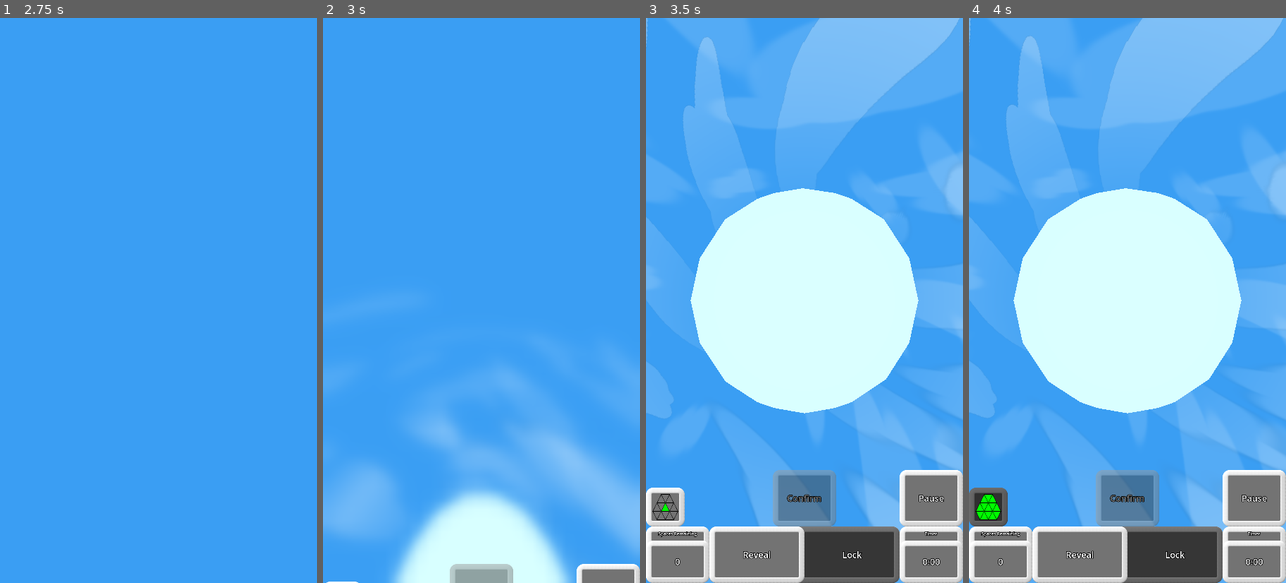
Above: before the commit, frames 1-4 (left to right).
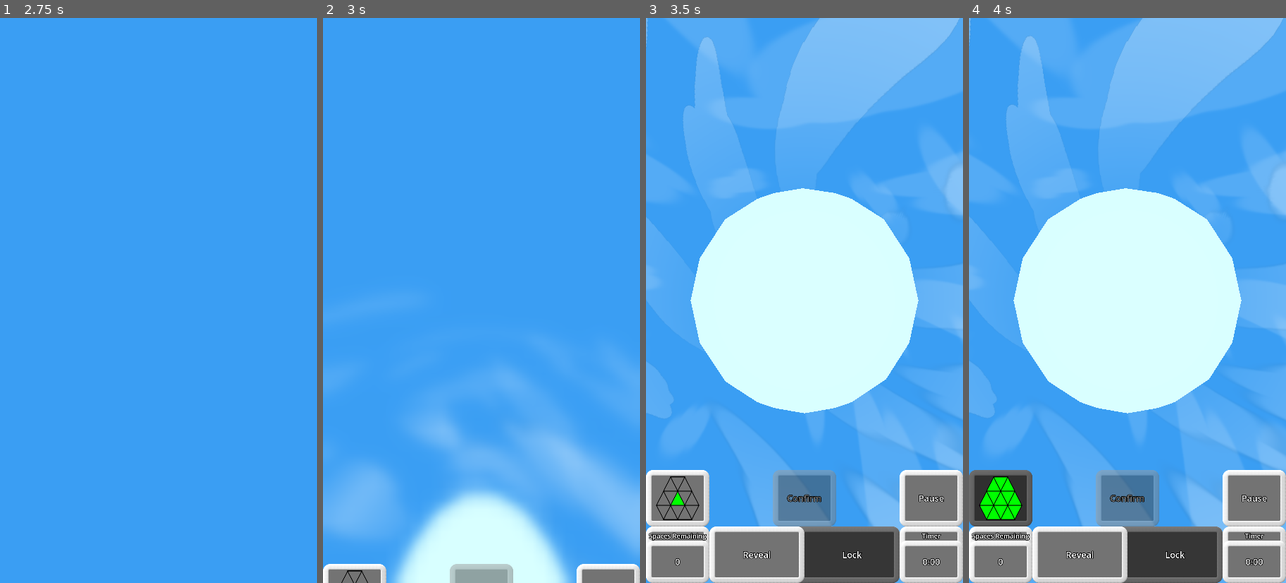
Above: after the commit, the same moments.

Repository: WalynC/sphereSweeperGodot
Game: Godot game, scene res://mainScenes/menu_scene.tscn
Two runs of this game, one before a commit and one after it. Both use one fixed random seed, a clock stepped at 60 frames per second and the inputs below. Sound files missing from this copy of the repository are replaced by a short silence.
Inputs (mouse positions are in pixels of both pictures, inside the frame that each line leads up to; where the layout moved, square brackets give the same spot in the first picture):
- Up to frame 1 (2.75 s): click "New" at 0.5 s; tap Enter at 1.25 s; move the mouse to (228, 272) at 1.27 s; hold Down (scroll_down) 1.28-2 s; click (228, 272) at 1.42 s; click "Play" at 2 s
- Up to frame 2 (3 s): tap Space at 2.75 s; drag from (418, 328) to (465, 413) at 2.77 s
- Up to frame 3 (3.5 s): no input
- Up to frame 4 (4 s): click (1000, 498) [988, 509] at 3.5 s

Frame 1 is identical in both runs. In frame 2, 0.7% of the frame differs, in the area x 0-20%, y 96-100%; in frame 3, 1.8%; in frame 4, 1.8%, in the area x 0-94%, y 80-93%.

Commit message:
Adjust UI elements

Diff:
--- a/mainScenes/tutorial.tscn
+++ b/mainScenes/tutorial.tscn
@@ -261,10 +261,10 @@
 [node name="Button" type="Button" parent="ControlRoot/game_ui/tutorialBox"]
 layout_mode = 1
 anchors_preset = -1
-anchor_left = 0.8
+anchor_left = 0.7
 anchor_top = 0.25
 anchor_right = 0.9
-anchor_bottom = 0.275
+anchor_bottom = 0.3
 text = "Next"
 
 [node name="AnimationPlayer" type="AnimationPlayer" parent="ControlRoot/game_ui/tutorialBox/Button"]
--- a/uiScenes/game_ui.tscn
+++ b/uiScenes/game_ui.tscn
@@ -54,14 +54,15 @@
 [node name="NeighborButton" type="Button" parent="."]
 layout_mode = 1
 anchors_preset = -1
-anchor_top = 0.9
+anchor_top = 0.8
 anchor_bottom = 0.9
-grow_vertical = 0
+offset_right = 288.0
 focus_mode = 0
 button_mask = 3
 icon = ExtResource("2_5e4df")
 text_overrun_behavior = 1
 icon_alignment = 1
+expand_icon = true
 metadata/_edit_use_anchors_ = true
 
 [node name="AnimationPlayer" type="AnimationPlayer" parent="NeighborButton"]
@@ -105,9 +106,10 @@
 anchors_preset = -1
 anchor_right = 1.0
 anchor_bottom = 0.25
-grow_horizontal = 2
-grow_vertical = 2
-theme_override_font_sizes/font_size = 20
+offset_top = 20.0
+grow_horizontal = 2
+grow_vertical = 2
+theme_override_font_sizes/font_size = 30
 text = "Spaces Remaining"
 horizontal_alignment = 1
 vertical_alignment = 1
@@ -201,9 +203,10 @@
 anchors_preset = -1
 anchor_right = 1.0
 anchor_bottom = 0.25
-grow_horizontal = 2
-grow_vertical = 2
-theme_override_font_sizes/font_size = 20
+offset_top = 20.0
+grow_horizontal = 2
+grow_vertical = 2
+theme_override_font_sizes/font_size = 30
 text = "Timer"
 horizontal_alignment = 1
 vertical_alignment = 1
